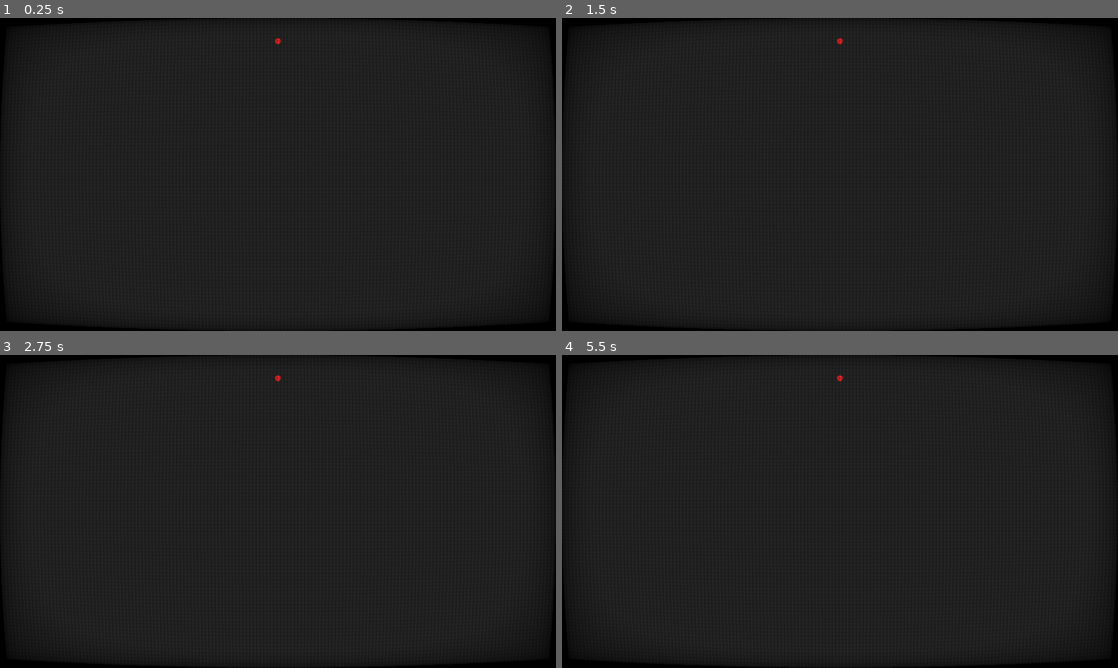
Above: before the commit, frames 1-4 (two rows, left to right).
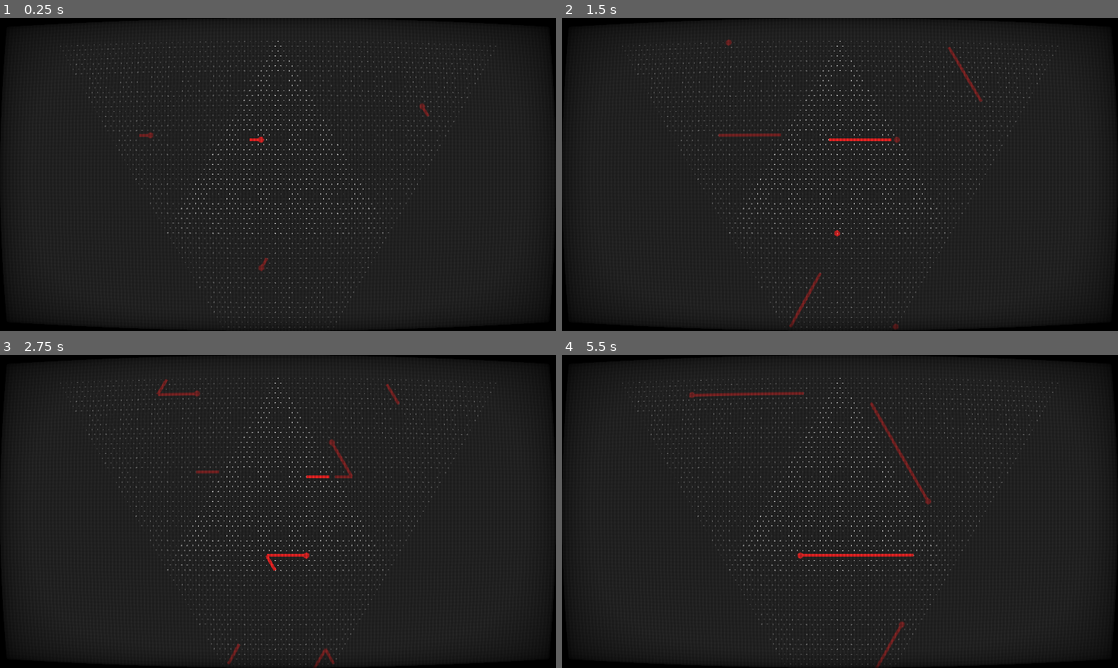
Above: after the commit, the same moments.

Repository: notapixelstudio/kaleidosnake
Game: Godot game, scene res://World.tscn
Two runs of this game, one before a commit and one after it. Both use one fixed random seed, a clock stepped at 60 frames per second and the inputs below.
Inputs:
- Up to frame 1 (0.25 s): no input
- Up to frame 2 (1.5 s): hold Right (ui_right) 0.53-1.28 s; hold Down (ui_down) from 1.28 s (still down)
- Up to frame 3 (2.75 s): release Down (ui_down) at 2.03 s; hold Right (ui_right) from 2.03 s (still down)
- Up to frame 4 (5.5 s): release Right (ui_right) at 2.78 s; hold Up (ui_up) 2.78-3.53 s; tap Enter at 3.5 s; hold Left (ui_left) 3.53-5.03 s; hold Down (ui_down) from 5.03 s (still down)

The runs differ from the first frame. In frame 1, 1.7% of the frame differs, in the area x 10-90%, y 6-99%; in frame 2, 2.1%; in frame 3, 2.1%; in frame 4, 2.3%, in the area x 10-90%, y 6-100%.
Error before the commit: Parse Error: The identifier "pause_this" isn't declared in the current scope. (res://World.gd:91)

Commit message:
small bug

Diff:
--- a/World.gd
+++ b/World.gd
@@ -88,7 +88,6 @@
 		if snake.dir == 4:
 			snake.rotate_direction()
 
-	pause_this = wrapping
 	snake.move(wrapping)
 
 func ij2xy(ij):
